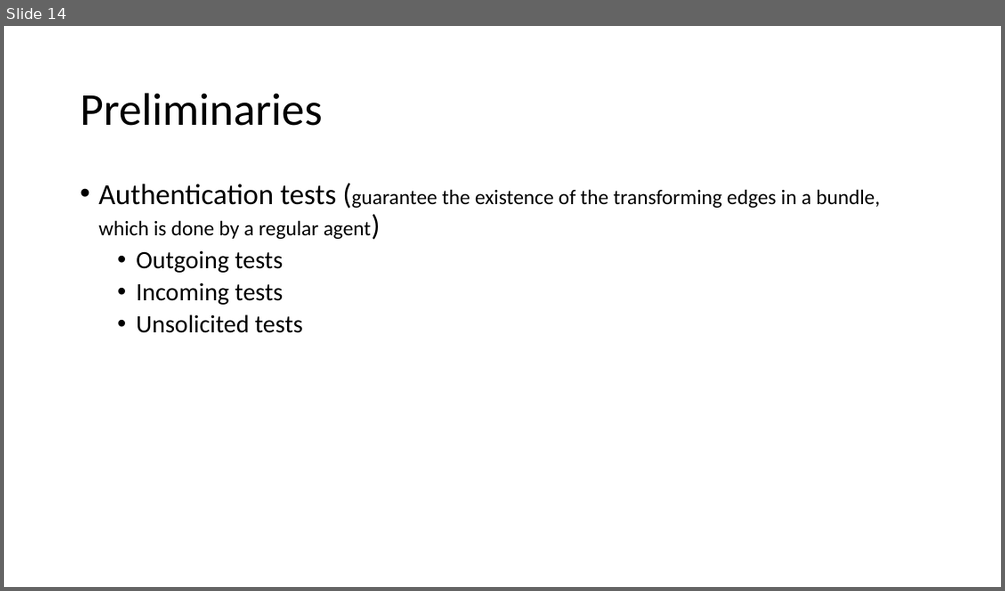
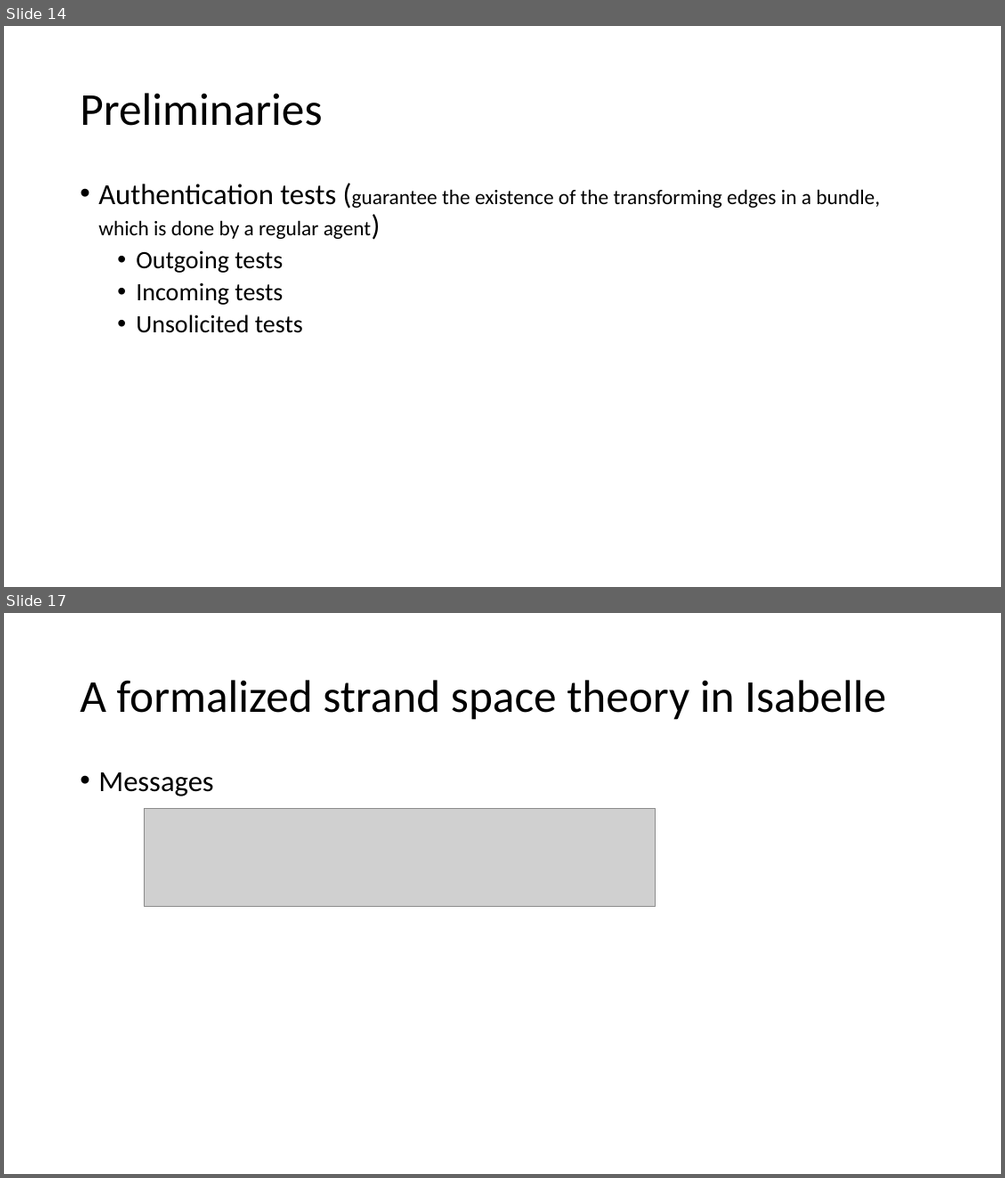
Before and after one commit to bacmive/paper_notes, a slide deck: notes7-strand space.pptx. Shown one above the other, each under a label of ours: slide 14 before the commit, slides 14 and 17 after it; the slides between them are not shown. The pictures are 1005x591 and 1005x1178 pixels, drawn with LibreOffice and Linux fonts; fonts in the diff are those of the drawing; grey boxes stand for pictures. Boxes give left, top, right and bottom in pixels: in the first picture for what was removed or moved away, otherwise in the second. Text is boxed around its words. In the diff, an @@ line names an element or a change of style, - is before the commit and + after.

Commit message:
strand

```diff
--- a/notes7-strand space.pptx
+++ b/notes7-strand space.pptx
@@ slide 17 added at [4, 613, 1001, 1174], background #FFFFFF @@
@@ title added at [80, 680, 886, 720], 44 pt, text #000000 @@
+A formalized strand space theory in Isabelle
@@ text added at [98, 772, 213, 796], 28 pt, text #000000 @@
+• Messages
@@ picture added at [144, 808, 655, 906] @@
```
Also in this commit, not shown: 1 slide changed, 6 other slides added, 1 other file.
